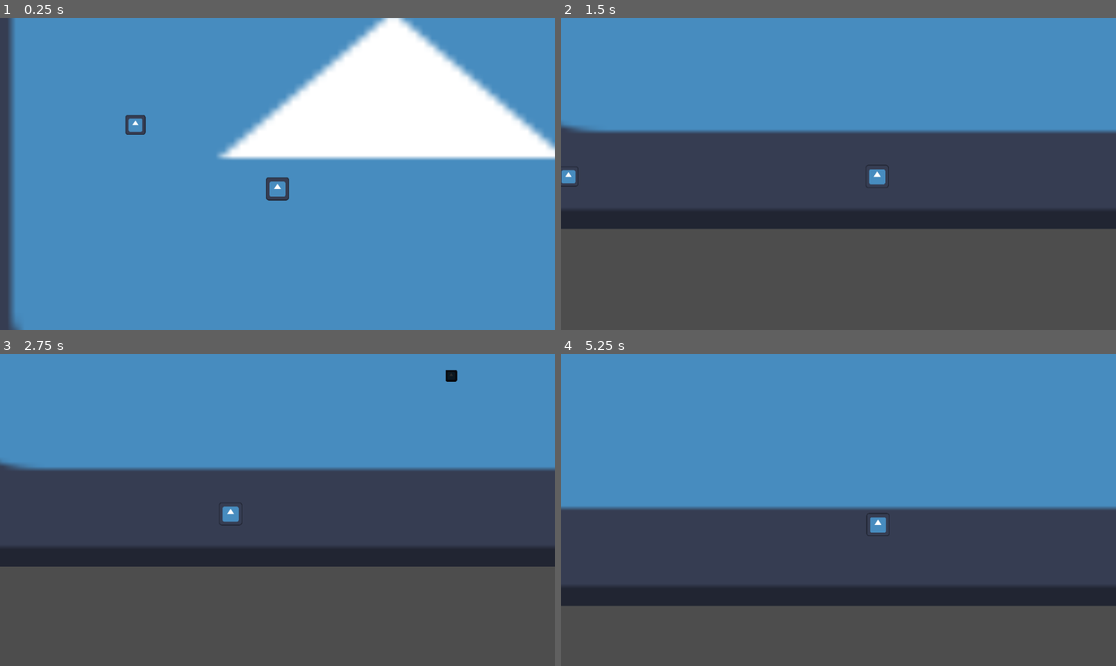
Above: before the commit, frames 1-4 (two rows, left to right).
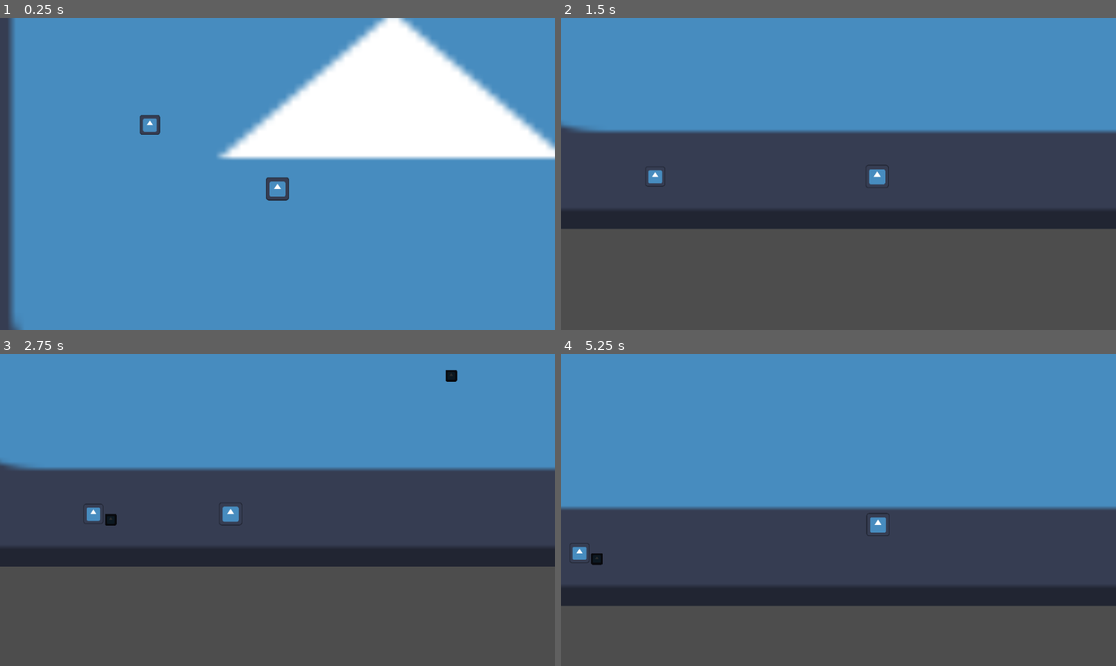
Above: after the commit, the same moments.

Repository: OTalDoPedrinho/-not-mine-story
Game: Godot game, scene res://cenas/cena_01.tscn
Same seed, same stepped clock (60 frames per second), same inputs: the game is played once before the commit and once after it. The engine's default icon, where the game draws it, is replaced by a stand-in: a white triangle on a blue panel in a dark square.
Inputs (mouse positions are in pixels of both pictures, inside the frame that each line leads up to):
- Up to frame 1 (0.25 s): no input
- Up to frame 2 (1.5 s): move the mouse to (960, 158) at 0.52 s; hold D (right) from 0.53 s (still down); right-click (960, 158) at 0.6 s; tap Space (jump) at 0.77 s; move the mouse to (727, 189) at 1.27 s; click (727, 189) at 1.35 s
- Up to frame 3 (2.75 s): tap Space (jump) at 1.52 s; right-click (166, 525) at 1.55 s; move the mouse to (333, 441) at 2.02 s; release D (right) at 2.03 s; hold A (left) from 2.03 s (still down); tap Shift (dash) at 2.1 s; right-click (333, 441) at 2.3 s
- Up to frame 4 (5.25 s): move the mouse to (810, 572) at 2.77 s; release A (left) at 2.78 s; hold D (right) 2.78-4.28 s; right-click (810, 572) at 2.85 s; tap Space (jump) at 3.02, 3.77, 4.52 s; move the mouse to (1005, 556) at 3.52 s; right-click (1005, 556) at 3.6 s; move the mouse to (672, 463) at 4.27 s; hold A (left) 4.28-5.03 s; click (672, 463) at 4.35 s; right-click (672, 463) at 4.55 s; move the mouse to (866, 510) at 5.02 s; hold D (right) from 5.03 s (still down); tap Shift (dash) at 5.1 s

The runs differ from the first frame. In frame 1, 0.3% of the frame differs, in the area x 22-29%, y 30-38%; in frame 2, 0.2%; in frame 3, 0.2%; in frame 4, 0.2%.

Commit message:
tentei terminar o groundenemy

Diff:
--- a/cenas/cena_01.tscn
+++ b/cenas/cena_01.tscn
@@ -3,6 +3,7 @@
 [ext_resource type="Texture2D" uid="uid://c6ie2v10trmjk" path="res://icon.svg" id="1_tayw6"]
 [ext_resource type="PackedScene" uid="uid://dxbthm5ini32n" path="res://cenas/player.tscn" id="2_is7n3"]
 [ext_resource type="Script" uid="uid://sjxkowbxtgim" path="res://scripts/classes/ground_shooter_class.gd" id="3_ur80h"]
+[ext_resource type="PackedScene" uid="uid://qs1q776sjpj3" path="res://cenas/projetil.tscn" id="4_ce8lm"]
 
 [sub_resource type="RectangleShape2D" id="RectangleShape2D_is7n3"]
 size = Vector2(1163, 115)
@@ -45,8 +46,10 @@
 
 [node name="enemy01" type="CharacterBody2D" parent="." unique_id=1214166055 groups=["enemy"]]
 script = ExtResource("3_ur80h")
+shoot_range = 100
+shoot_cooldown = 1.0
+projetil_cena = ExtResource("4_ce8lm")
 hp = 5
-speed = 50
 dmg = 1
 metadata/_custom_type_script = "uid://sjxkowbxtgim"
 
--- a/scripts/classes/ground_shooter_class.gd
+++ b/scripts/classes/ground_shooter_class.gd
@@ -37,6 +37,6 @@
 
 	var shoot_dir = (player.global_position - global_position).normalized()
 	var projetil = projetil_cena.instantiate()
-	projetil.global_position = global_position + shoot_dir * 20
+	projetil.global_position = global_position + shoot_dir
 	projetil.velocity = shoot_dir * projetil.speed
 	get_parent().add_child(projetil)
--- /dev/null
+++ b/scripts/classes/stone_enemy_class.gd
@@ -0,0 +1 @@
+extends Node
Not shown, added: scripts/classes/stone_enemy_class.gd.uid
